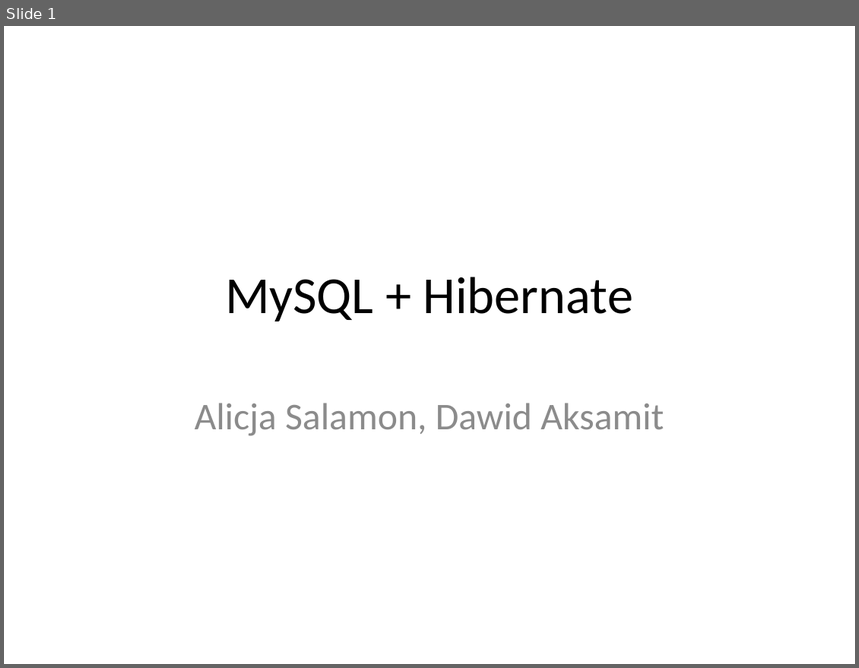
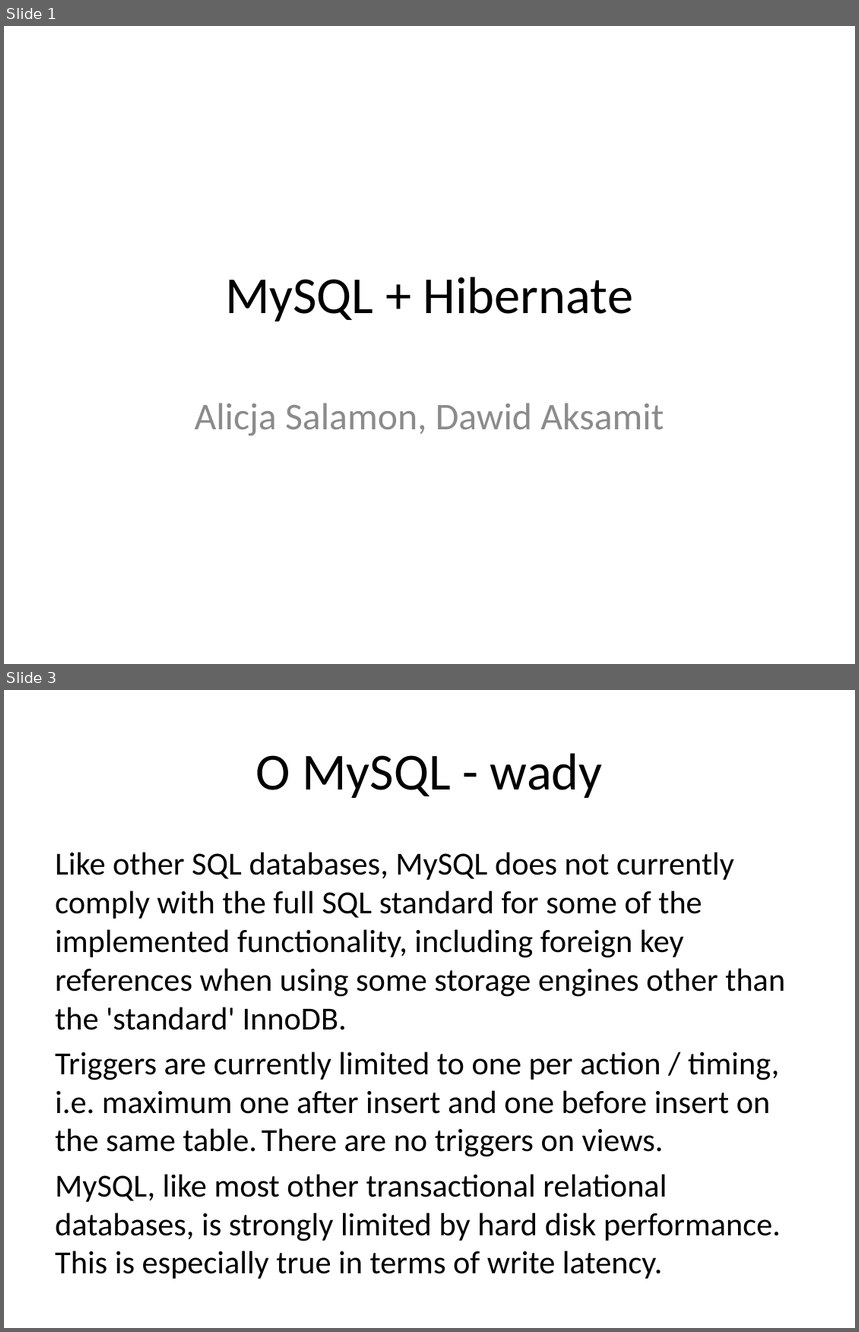
Before and after one commit to alicjasalamon/DB2, a slide deck: MySQL + Hibernate.pptx. Shown one above the other, each under a label of ours: slide 1 before the commit, slides 1 and 3 after it; the slides between them are not shown. The pictures are 859x668 and 859x1332 pixels, drawn with LibreOffice and Linux fonts; fonts in the diff are those of the drawing. Boxes give left, top, right and bottom in pixels: in the first picture for what was removed or moved away, otherwise in the second. Text is boxed around its words. In the diff, an @@ line names an element or a change of style, - is before the commit and + after.

```diff
--- a/MySQL + Hibernate.pptx
+++ b/MySQL + Hibernate.pptx
@@ slide 3 added at bbox=[4, 690, 855, 1328], background #FFFFFF @@
@@ title added at bbox=[256, 753, 603, 798], 44 pt, text #000000 @@
+O MySQL - wady
@@ text added at bbox=[55, 852, 785, 1274], 27.2 pt, text #000000 @@
+Like other SQL databases, MySQL does not currently comply with the full SQL standard for some of the implemented functionality, including foreign key references when using some storage engines other than the 'standard' InnoDB.
+Triggers are currently limited to one per action / timing, i.e. maximum one after insert and one before insert on the same table. There are no triggers on views.
+MySQL, like most other transactional relational databases, is strongly limited by hard disk performance. This is especially true in terms of write latency.
```
Also in this commit, not shown: 4 slides changed, 13 other slides added, 1 slide removed, 4 other files.
